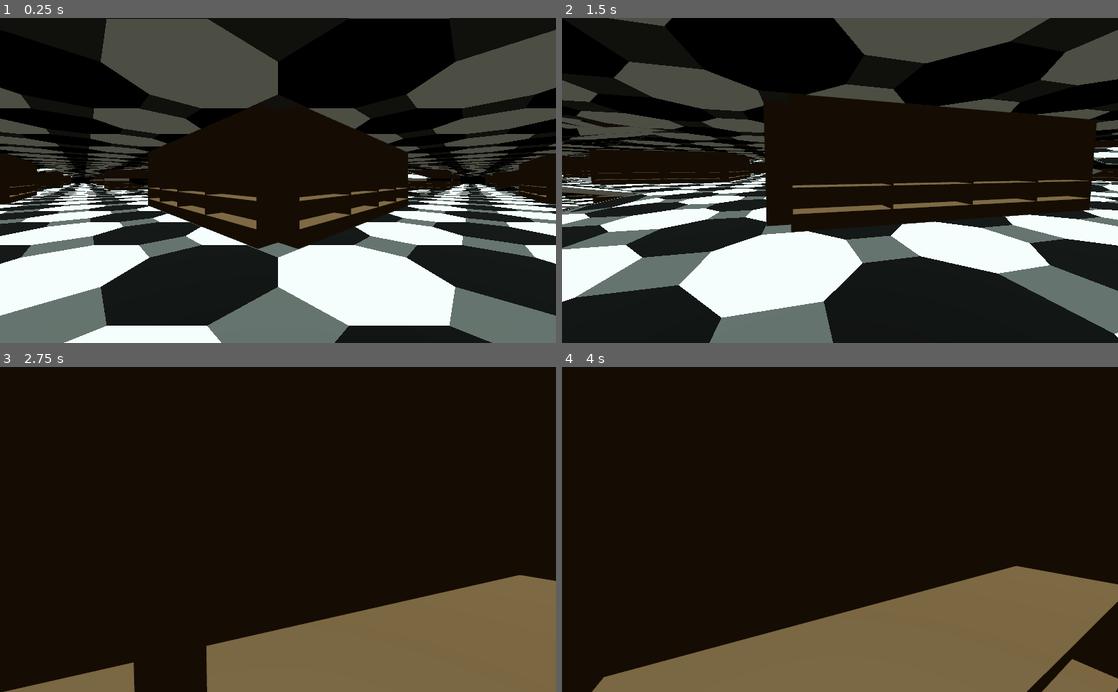
Above: before the commit, frames 1-4 (two rows, left to right).
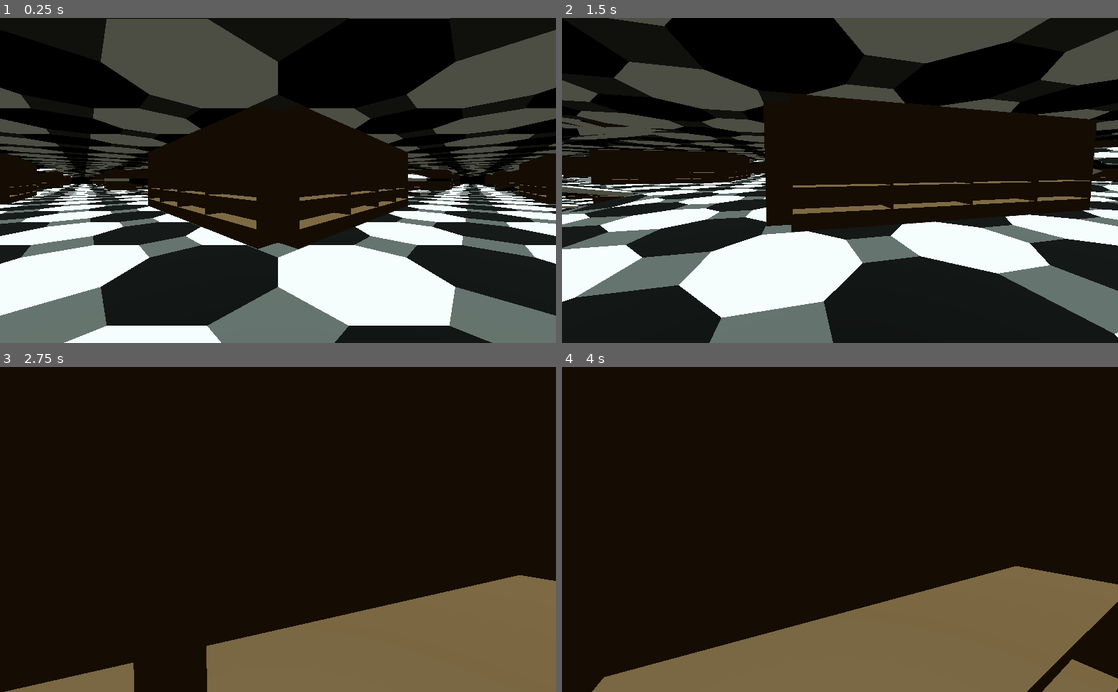
Above: after the commit, the same moments.

Repository: HenryWConklin/Total-Library
Game: Godot game, scene res://Library.tscn
Two runs of this game, one before a commit and one after it. Both use one fixed random seed, a clock stepped at 60 frames per second and the inputs below.
Inputs (mouse positions are in pixels of both pictures, inside the frame that each line leads up to):
- Up to frame 1 (0.25 s): no input
- Up to frame 2 (1.5 s): tap Enter at 0.5 s; move the mouse to (962, 164) at 0.52 s; hold D (move_right) 0.53-1.28 s; click (962, 164) at 0.67 s; move the mouse to (812, 180) at 1.27 s; hold W (move_forward) from 1.28 s (still down)
- Up to frame 3 (2.75 s): keep holding W (move_forward); move the mouse to (289, 523) at 2.02 s
- Up to frame 4 (4 s): keep holding W (move_forward); move the mouse to (834, 536) at 2.77 s; move the mouse to (878, 532) at 3.52 s

The runs differ from the first frame. In frame 1, 0.5% of the frame differs, in the area x 1-99%, y 27-72%; in frame 2, 0.6%, in the area x 0-100%, y 23-67%; in frame 3, 0.1%; in frame 4, 0.2%.

Commit message:
Add utility class for repeating nodes

Diff:
--- a/project.godot
+++ b/project.godot
@@ -7,6 +7,16 @@
 ;   param=value ; assign values to parameters
 
 config_version=4
+
+_global_script_classes=[ {
+"base": "Spatial",
+"class": "ArrayModifier",
+"language": "GDScript",
+"path": "res://util/ArrayModifier.gd"
+} ]
+_global_script_class_icons={
+"ArrayModifier": ""
+}
 
 [application]
 
@@ -48,5 +58,5 @@
 
 [rendering]
 
-quality/filters/msaa=1
+quality/shadows/filter_mode=2
 environment/default_environment="res://default_env.tres"
--- /dev/null
+++ b/util/ArrayModifier.gd
@@ -0,0 +1,70 @@
+tool
+extends Spatial
+class_name ArrayModifier
+
+export(PackedScene) var scene: PackedScene setget set_scene
+export(Transform) var offset: Transform = Transform.IDENTITY setget set_offset
+export(int, 1, 10) var count: int = 1 setget set_count
+export(bool) var symmetric: bool = false setget set_symmetric
+export(bool) var skip_first: bool = false setget set_skip_first
+
+func _ready():
+	_update_array()
+
+func set_scene(p_scene: PackedScene):
+	scene = p_scene
+	for c in get_children():
+		c.queue_free()
+	_update_array()
+
+func set_offset(p_offset: Transform):
+	offset = p_offset
+	_update_array()
+
+func set_count(p_count: int):
+	assert(p_count > 0)
+	count = p_count
+	_update_array()
+
+func set_symmetric(p_symmetric: bool):
+	symmetric = p_symmetric
+	_update_array()
+
+func set_skip_first(p_skip_first: bool):
+	skip_first = p_skip_first
+	_update_array()
+
+func _update_array():
+	if not Engine.editor_hint or scene == null:
+		return
+	var needed_count = count
+	if symmetric:
+		needed_count = (needed_count - 1) * 2 + 1
+	if skip_first:
+		needed_count -= 1
+
+	while get_child_count() < needed_count:
+		var instance = scene.instance()
+		add_child(instance)
+		instance.set_owner(self)
+	var _children = get_children()
+	while len(_children) > needed_count:
+		_children.pop_back().queue_free()
+
+	var ind_offset = 0
+	if not skip_first:
+		ind_offset = 1
+		_children[0].transform = Transform.IDENTITY
+	var child_transform: Transform = Transform.IDENTITY
+	for i in range(count - 1):
+		var child = _children[i + ind_offset]
+		child_transform = child_transform * offset
+		child.transform = child_transform
+
+	if symmetric:
+		child_transform = Transform.IDENTITY
+		var inv_offset = offset.affine_inverse()
+		for i in range(count - 1):
+			var child = _children[i + (count - 1) + ind_offset]
+			child_transform = child_transform * inv_offset
+			child.transform = child_transform
--- /dev/null
+++ b/util/ArrayModifier.tscn
@@ -0,0 +1,6 @@
+[gd_scene load_steps=2 format=2]
+
+[ext_resource path="res://util/ArrayModifier.gd" type="Script" id=1]
+
+[node name="ArrayModifier" type="Spatial"]
+script = ExtResource( 1 )
